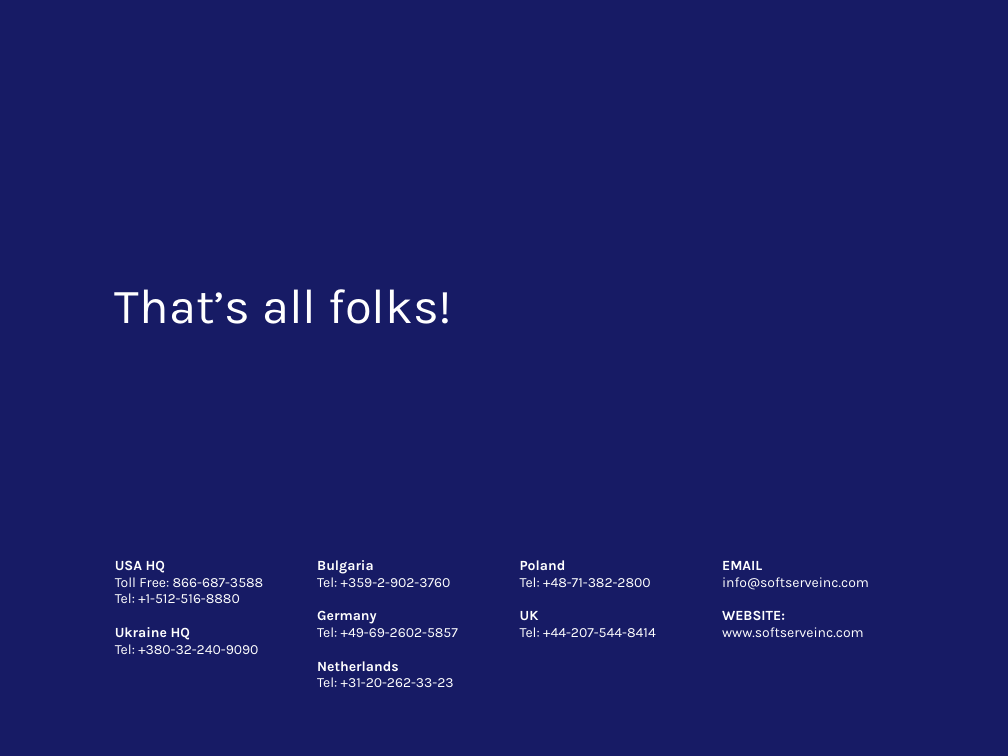
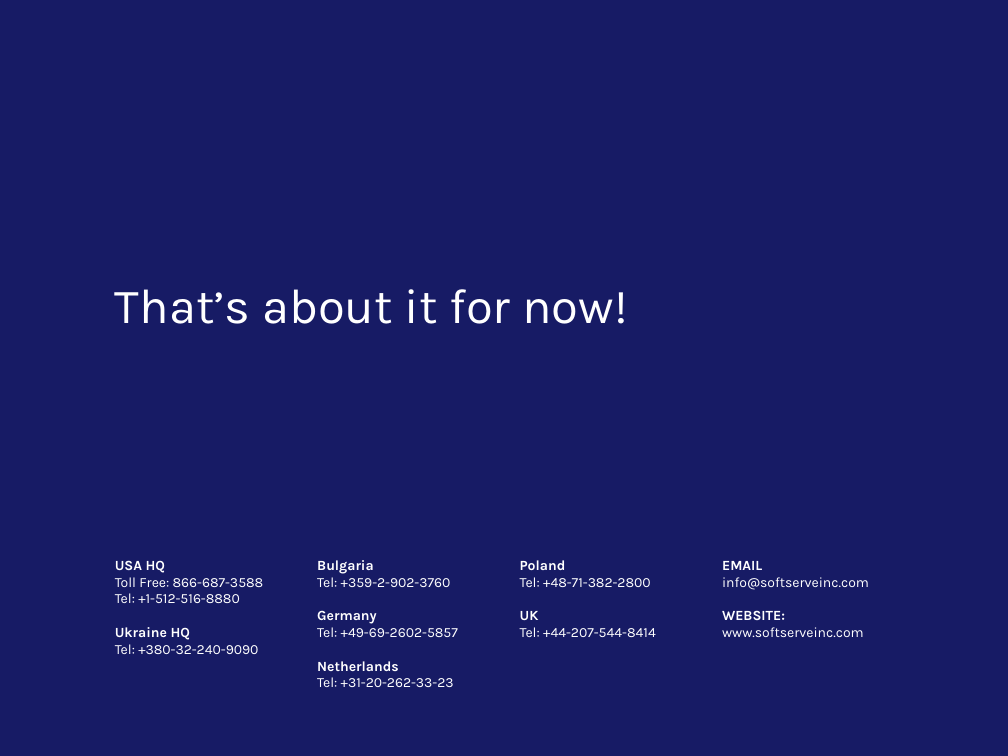
Before and after one commit to tarasiscom/Lv-273, a slide deck: slide 9 of education/Exception_Handling_In_Core_Puhach_Ivan.pptx (slide 7 before the commit). Drawn at 1008x756 pixels with LibreOffice and Linux fonts; fonts in the diff are those of the drawing; background and template pictures are left out. Boxes give left, top, right and bottom in pixels: in the first picture for what was removed or moved away, otherwise in the second. Text is boxed around its words. In the diff, an @@ line names an element or a change of style, - is before the commit and + after.

```diff
--- a/education/Exception_Handling_In_Core_Puhach_Ivan.pptx
+++ b/education/Exception_Handling_In_Core_Puhach_Ivan.pptx
@@ title at <box>115,289,627,324</box>: text changed @@
-That’s all folks!
+That’s about it for now!
```
Also in this commit, not shown: 3 other slides changed, 3 slides added, 1 slide removed.
